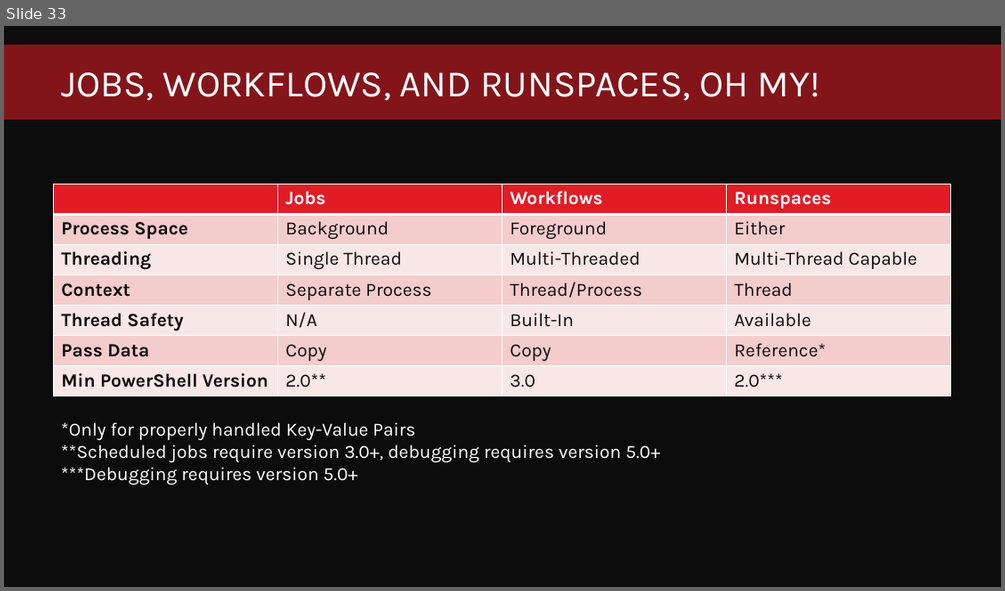
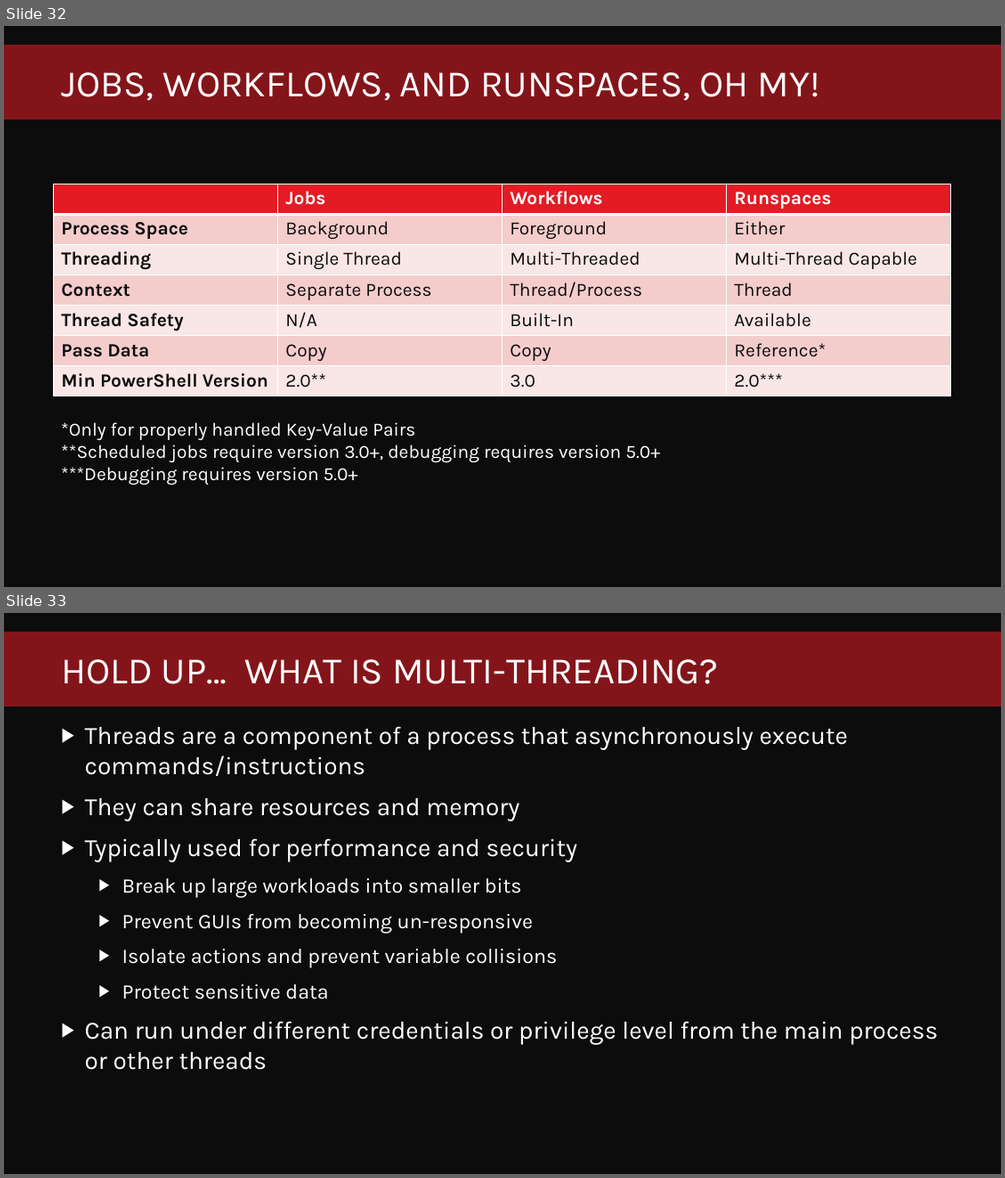
Before and after one commit to DumpsterDave/MMS-MOA-2020, a slide deck: Performance PowerShell/Performance PowerShell.pptx. Shown one above the other, each under a label of ours: slide 33 before the commit, slides 32 and 33 after it. The pictures are 1005x591 and 1005x1178 pixels, drawn with LibreOffice and Linux fonts; fonts in the diff are those of the drawing; background and template pictures are left out. Boxes give left, top, right and bottom in pixels: in the first picture for what was removed or moved away, otherwise in the second. Text is boxed around its words. In the diff, an @@ line names an element or a change of style, - is before the commit and + after.

```diff
--- a/Performance PowerShell/Performance PowerShell.pptx
+++ b/Performance PowerShell/Performance PowerShell.pptx
@@ slide 33 added at [4,613,1001,1174], background #0C0C0C; not listed: 1 template element that a slide beside it also shows @@
@@ title added at [61,659,719,684], 36 pt, text #FFFFFF @@
+HOLD UP… WHAT IS MULTI-THREADING?
@@ text added at [85,726,938,1070], 24 pt, text #FFFFFF @@
+▶ Threads are a component of a process that asynchronously execute commands/instructions
+▶ They can share resources and memory
+▶ Typically used for performance and security
+  ▶ Break up large workloads into smaller bits
+  ▶ Prevent GUIs from becoming un-responsive
+  ▶ Isolate actions and prevent variable collisions
+  ▶ Protect sensitive data
+▶ Can run under different credentials or privilege level from the main process or other threads
@@ what was slide 33 is now slide 32 @@
```
Also in this commit, not shown: 1 slide changed, 8 other slides added, 1 slide removed.
